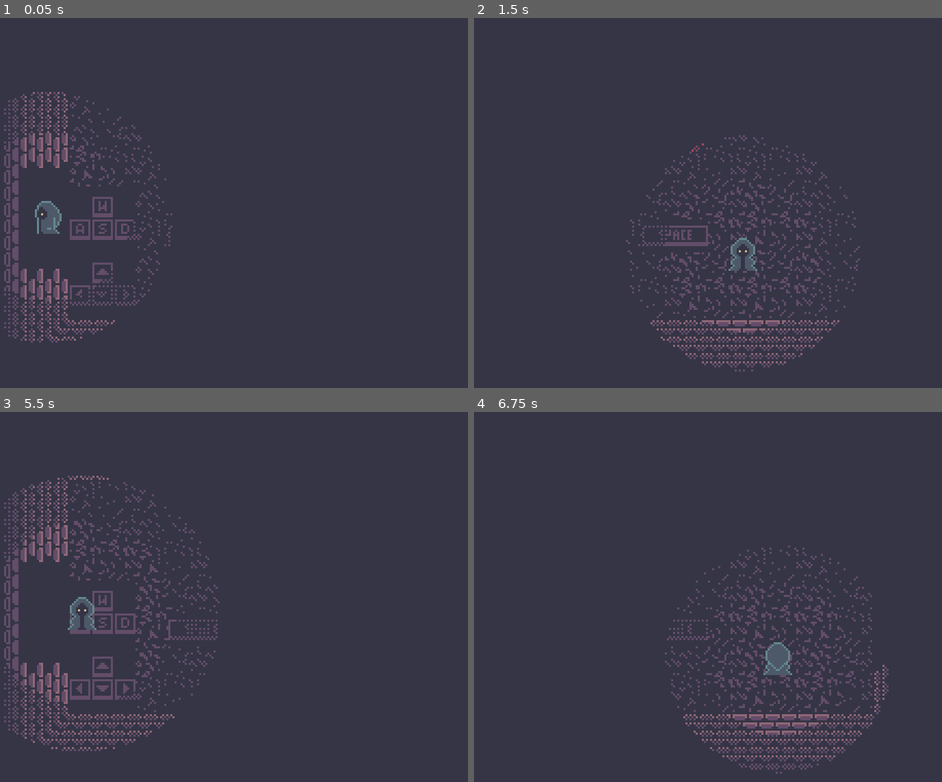
Above: before the commit, frames 1-4 (two rows, left to right).
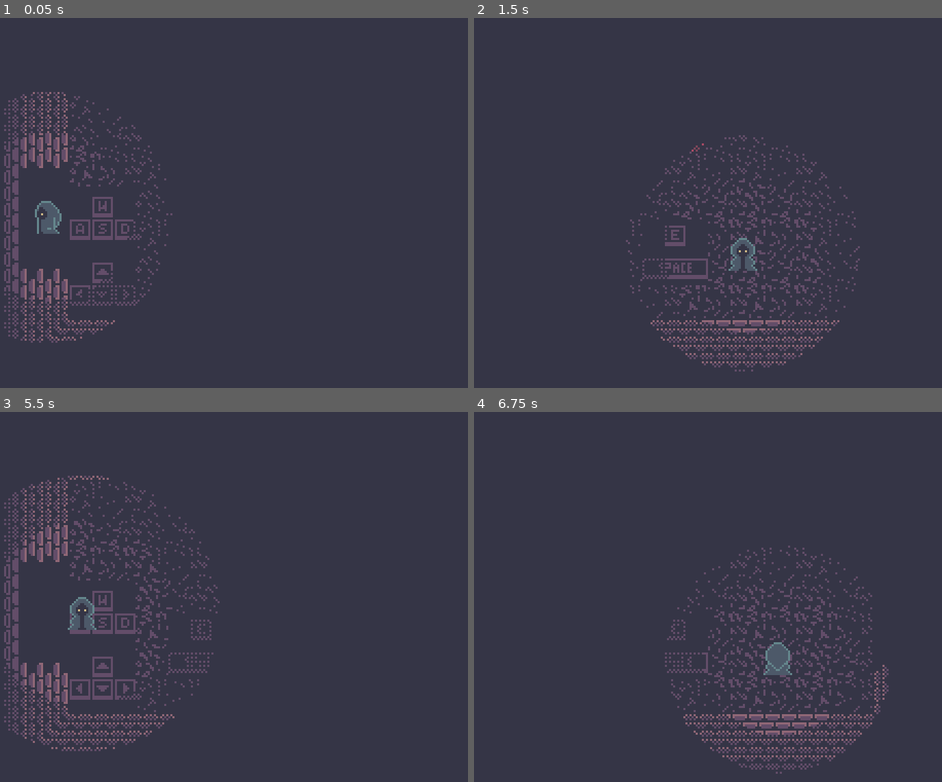
Above: after the commit, the same moments.

Repository: JoshuaKlot/gdg-game-jam-5
Game: Godot game, scene res://scene/game.tscn
Same seed, same stepped clock (60 frames per second), same inputs: the game is played once before the commit and once after it.
Inputs:
- Up to frame 1 (0.05 s): no input
- Up to frame 2 (1.5 s): tap Enter at 0.5 s; hold D (p_right) 0.53-1.28 s; hold Space (p_cast) 0.53-1.28 s; hold S (p_down) from 1.28 s (still down); tap E (p_collect) at 1.35 s
- Up to frame 3 (5.5 s): release S (p_down) at 2.03 s; hold D (p_right) 2.03-2.78 s; hold Space (p_cast) 2.03-2.78 s; hold W (p_up) 2.78-3.53 s; tap E (p_collect) at 2.85, 4.35 s; hold Space (p_cast) 3.53-4.28 s; hold A (p_left) 3.53-5.03 s; tap Q (cast_cancel) at 4.15 s; hold S (p_down) from 5.03 s (still down); hold Space (p_cast) from 5.03 s (still down)
- Up to frame 4 (6.75 s): release S (p_down) at 5.78 s; release Space (p_cast) at 5.78 s; hold D (p_right) 5.78-6.53 s; tap E (p_collect) at 5.85 s; hold W (p_up) from 6.53 s (still down); hold Space (p_cast) from 6.53 s (still down)

The runs differ from the first frame. In frame 1, less than 0.1% of the frame differs, in the area x 35-37%, y 56-62%; in frame 2, 0.6%, in the area x 35-50%, y 56-73%; in frame 3, 0.3%; in frame 4, 0.3%.

Commit message:
Move shader file, torch puzzle now stays solved

Diff:
--- a/asset/world_tileset.tres
+++ b/asset/world_tileset.tres
@@ -229,6 +229,8 @@
 5:10/0 = 0
 9:9/0 = 0
 10:9/0 = 0
+9:10/0 = 0
+10:10/0 = 0
 
 [resource]
 physics_layer_0/collision_layer = 2
--- a/font_8.tres
+++ b/font_8.tres
@@ -4,11 +4,6 @@
 
 [resource]
 allow_system_fallback = false
-cache/0/16/0/ascent = 0.0
-cache/0/16/0/descent = 0.0
-cache/0/16/0/underline_position = 0.0
-cache/0/16/0/underline_thickness = 0.0
-cache/0/16/0/scale = 1.0
 cache/0/8/0/ascent = 0.0
 cache/0/8/0/descent = 5.0
 cache/0/8/0/underline_position = 0.0
@@ -1136,3 +1131,8 @@
 cache/0/8/0/glyphs/255/size = Vector2(6, 8)
 cache/0/8/0/glyphs/255/uv_rect = Rect2(120, 104, 6, 8)
 cache/0/8/0/glyphs/255/texture_idx = 0
+cache/0/16/0/ascent = 0.0
+cache/0/16/0/descent = 0.0
+cache/0/16/0/underline_position = 0.0
+cache/0/16/0/underline_thickness = 0.0
+cache/0/16/0/scale = 1.0
--- a/globals.gd
+++ b/globals.gd
@@ -81,6 +81,7 @@
 var torch_ids: Dictionary[Vector2, int] = {}
 @warning_ignore("unused_signal")
 signal torch_puzzle_changed
+var torch_puzzle_solved := false
 
 func torch_puzzle_all_lit() -> bool:
 	var count := 0
--- a/project.godot
+++ b/project.godot
@@ -95,14 +95,14 @@
 "events": [Object(InputEventKey,"resource_local_to_scene":false,"resource_name":"","device":-1,"window_id":0,"alt_press …(191 unchanged characters)…
 ]
 }
+cast_cancel={
+"deadzone": 0.2,
+"events": [Object(InputEventKey,"resource_local_to_scene":false,"resource_name":"","device":-1,"window_id":0,"alt_pressed":false,"shift_pressed":false,"ctrl_pressed":false,"meta_pressed":false,"pressed":false,"keycode":0,"physical_keycode":81,"key_label":0,"unicode":113,"location":0,"echo":false,"script":null)
+]
+}
 cast_slot4={
 "deadzone": 0.2,
 "events": [Object(InputEventKey,"resource_local_to_scene":false,"resource_name":"","device":-1,"window_id":0,"alt_press …(191 unchanged characters)…
-]
-}
-cast_cancel={
-"deadzone": 0.2,
-"events": [Object(InputEventKey,"resource_local_to_scene":false,"resource_name":"","device":-1,"window_id":0,"alt_pressed":false,"shift_pressed":false,"ctrl_pressed":false,"meta_pressed":false,"pressed":false,"keycode":0,"physical_keycode":81,"key_label":0,"unicode":113,"location":0,"echo":false,"script":null)
 ]
 }
 
--- a/scene/darkness.tscn
+++ b/scene/darkness.tscn
@@ -1,6 +1,6 @@
 [gd_scene load_steps=3 format=3 uid="uid://ntsipc6vb83v"]
 
-[ext_resource type="Shader" uid="uid://cdeah5gtjpplo" path="res://scene/rooms/darkness.gdshader" id="1_r3mm5"]
+[ext_resource type="Shader" uid="uid://cdeah5gtjpplo" path="res://darkness.gdshader" id="1_r3mm5"]
 
 [sub_resource type="ShaderMaterial" id="ShaderMaterial_4pswi"]
 shader = ExtResource("1_r3mm5")
--- a/scene/rooms/0_entrance.tscn
+++ b/scene/rooms/0_entrance.tscn
@@ -13,7 +13,7 @@
 
 [node name="WorldLayer" type="TileMapLayer" parent="."]
 position = Vector2(0, 1)
-tile_map_data = PackedByteArray("AAAEAAAAAAAAAAEAAAAFAAAAAAA …(2200 unchanged characters)… HAAYAAAAIAAkAAAAIAAYAAAAAAAcAAAAJAAYAAAABAAcAAAAKAAYAAAAAAAcAAAALAAYAAAABAAcAAAAMAAYAAAAAAAcAAAANAAY …(143 unchanged characters)…
+tile_map_data = PackedByteArray("AAAEAAAAAAAAAAEAAAAFAAAAAAA …(2200 unchanged characters)… HAAYAAAAIAAkAAAAIAAYAAAAAAAcAAAAJAAYAAAAJAAoAAAAKAAYAAAAKAAoAAAALAAYAAAABAAcAAAAMAAYAAAAAAAcAAAANAAY …(143 unchanged characters)…
 tile_set = ExtResource("1_4lubp")
 
 [node name="SigilLayer" type="TileMapLayer" parent="." groups=["SigilLayer"]]
--- a/scene/rooms/1_torch_puzzle.gd
+++ b/scene/rooms/1_torch_puzzle.gd
@@ -1,9 +1,14 @@
 extends Node2D
 
+@onready var player = get_tree().get_first_node_in_group("Player")
 
 func check_torches() -> void:
-	$BlockUntilAllLitLayer.enabled = !_G.torch_puzzle_all_lit()
+	if $BlockUntilAllLitLayer.enabled and _G.torch_puzzle_all_lit():
+		player.camera_shaking = true
+		get_tree().create_timer(1).timeout.connect(func(): $BlockUntilAllLitLayer.enabled = false)
+		get_tree().create_timer(2).timeout.connect(func(): player.camera_shaking = false)
+		_G.torch_puzzle_solved = true
 
 func _ready() -> void:
 	_G.torch_puzzle_changed.connect(check_torches)
-	check_torches()
+	$BlockUntilAllLitLayer.enabled = !_G.torch_puzzle_solved
Binary file changed: asset/tileset.png
Renamed: scene/rooms/darkness.gdshader -> darkness.gdshader
Renamed: scene/rooms/darkness.gdshader.uid -> darkness.gdshader.uid
Not shown: 1 places in scene/rooms/0_entrance.tscn that only renumber resources
Not shown: 1 places in scene/rooms/1_torch_puzzle.tscn that only renumber resources
